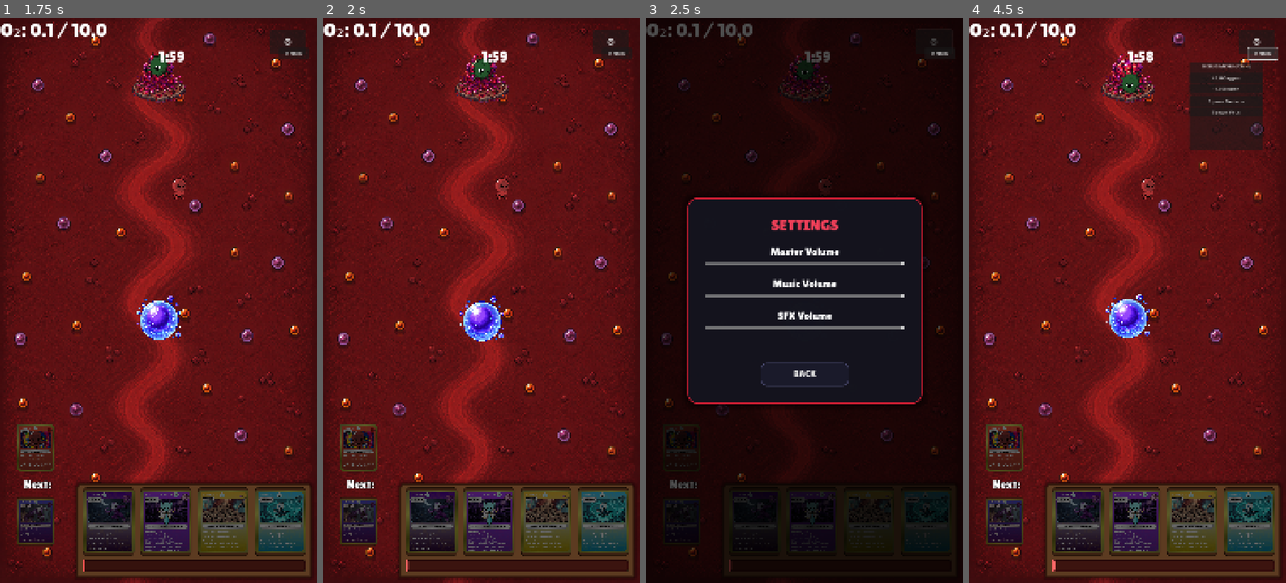
Above: before the commit, frames 1-4 (left to right).
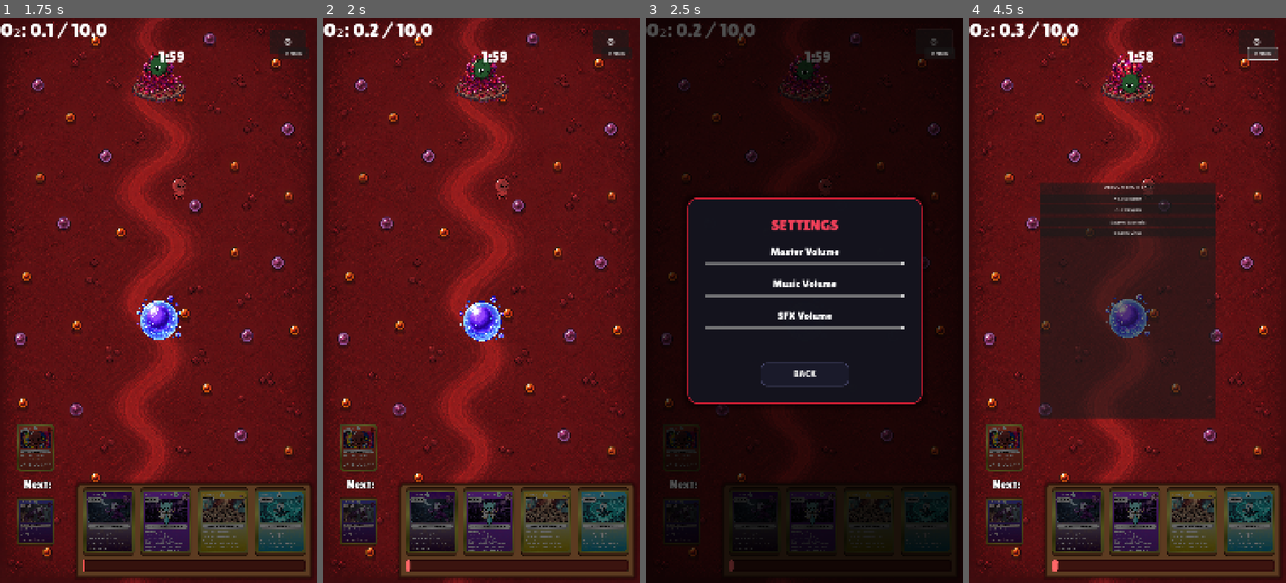
Above: after the commit, the same moments.

Repository: viPipar/veinguard
Game: Godot game, scene res://core/ui/MainMenu.tscn
Two runs of this game, one before a commit and one after it. Both use one fixed random seed, a clock stepped at 60 frames per second and the inputs below.
Inputs (mouse positions are in pixels of both pictures, inside the frame that each line leads up to):
- Up to frame 1 (1.75 s): click "START DEFENSE" at 0.5 s; click "LEVEL 1" at 1.25 s
- Up to frame 2 (2 s): no input
- Up to frame 3 (2.5 s): click "⚙" at 2 s
- Up to frame 4 (4.5 s): tap Enter at 2.75 s; move the mouse to (1197, 272) at 2.77 s; click (1197, 272) at 2.92 s; click "BACK" at 3.5 s; click "DEBUG" at 4.25 s

Frame 1 is identical in both runs. In frame 2, 0.3% of the frame differs, in the area x 14-35%, y 0-98%; in frame 3, 0.2%; in frame 4, 27%, in the area x 14-93%, y 0-98%.

Commit message:
feat: implement virus enemy type with projectiles and add core gameplay management systems

Diff:
--- a/veinguard/core/autoloads/GameManager.gd
+++ b/veinguard/core/autoloads/GameManager.gd
@@ -22,7 +22,7 @@
 var _has_played_last_second: bool = false
 
 # --- Passive Oxygen Config ---
-@export var passive_oxygen_rate     : float = 0.005 # oxygen per tick (~1 per 20s)
+@export var passive_oxygen_rate     : float = 0.01 # oxygen per tick (~1 per 10s)
 @export var passive_oxygen_interval : float = 0.1   # detik antar tick
 var _passive_oxygen_timer : float = 0.0
 
--- a/veinguard/core/lane/EnemyBase.gd
+++ b/veinguard/core/lane/EnemyBase.gd
@@ -54,6 +54,8 @@
 		_spawn_enemy()
 
 
+var _spawn_next_is_virus : bool = false
+
 @export var virus_scene : PackedScene = preload("res://units/enemies/virus/Virus.tscn") if ResourceLoader.exists("res://units/enemies/virus/Virus.tscn") else null
 
 func _spawn_enemy() -> void:
@@ -62,12 +64,15 @@
 	if get_tree().get_nodes_in_group("enemies").size() >= max_enemies:
 		return
 
-	# Weighted spawn: 70% bacteria, 30% virus
+	# Selang-seling antara Fighter (enemy_scene) dan Range (virus_scene)
 	var scene_to_spawn = enemy_scene
 
-	# Berikan probabilitas 30% untuk spawn Virus jika Virus sudah disetup
-	if virus_scene != null and randf() < 0.3:
+	if virus_scene != null and _spawn_next_is_virus:
 		scene_to_spawn = virus_scene
+
+	# Flip urutan untuk spawn berikutnya
+	if virus_scene != null:
+		_spawn_next_is_virus = not _spawn_next_is_virus
 
 	var enemy = scene_to_spawn.instantiate()
 	get_parent().add_child(enemy)
--- a/veinguard/core/ui/DebugMenu.tscn
+++ b/veinguard/core/ui/DebugMenu.tscn
@@ -15,10 +15,17 @@
 
 [node name="PanelContainer" type="PanelContainer" parent="."]
 visible = false
-offset_left = 750.0
-offset_top = 150.0
-offset_right = 1000.0
-offset_bottom = 450.0
+anchors_preset = 8
+anchor_left = 0.5
+anchor_top = 0.5
+anchor_right = 0.5
+anchor_bottom = 0.5
+offset_left = -300.0
+offset_top = -400.0
+offset_right = 300.0
+offset_bottom = 400.0
+grow_horizontal = 2
+grow_vertical = 2
 
 [node name="VBoxContainer" type="VBoxContainer" parent="PanelContainer"]
 layout_mode = 2
--- a/veinguard/project.godot
+++ b/veinguard/project.godot
@@ -38,6 +38,5 @@
 
 [rendering]
 
-textures/canvas_textures/default_texture_filter=1
 renderer/rendering_method="gl_compatibility"
 renderer/rendering_method.mobile="gl_compatibility"
--- a/veinguard/units/enemies/virus/Virus.gd
+++ b/veinguard/units/enemies/virus/Virus.gd
@@ -74,7 +74,7 @@
 	proj.global_position = global_position
 
 	var dir = (current_target.global_position - global_position).normalized()
-	proj.setup(dir, stats.damage)
+	proj.setup(dir, stats.damage, current_target)
 
 func _pick_nearest_target() -> void:
 	var nearest: Node2D = null
--- a/veinguard/units/enemies/virus/Virus.tscn
+++ b/veinguard/units/enemies/virus/Virus.tscn
@@ -5,28 +5,91 @@
 [ext_resource type="Texture2D" uid="uid://dj4k5l6m7n8o" path="res://assets/ui/Character/Streptococcus.png" id="3_tex"]
 [ext_resource type="PackedScene" path="res://core/ui/HealthBar.tscn" id="4_hb"]
 
-[sub_resource type="AtlasTexture" id="AtlasTexture_virus"]
+[sub_resource type="AtlasTexture" id="AtlasTexture_virus_0"]
 atlas = ExtResource("3_tex")
-region = Rect2(0, 0, 100, 100)
+region = Rect2(0, 0, 64, 64)
+
+[sub_resource type="AtlasTexture" id="AtlasTexture_virus_1"]
+atlas = ExtResource("3_tex")
+region = Rect2(64, 0, 64, 64)
+
+[sub_resource type="AtlasTexture" id="AtlasTexture_virus_2"]
+atlas = ExtResource("3_tex")
+region = Rect2(128, 0, 64, 64)
+
+[sub_resource type="AtlasTexture" id="AtlasTexture_virus_3"]
+atlas = ExtResource("3_tex")
+region = Rect2(192, 0, 64, 64)
+
+[sub_resource type="AtlasTexture" id="AtlasTexture_virus_4"]
+atlas = ExtResource("3_tex")
+region = Rect2(256, 0, 64, 64)
+
+[sub_resource type="AtlasTexture" id="AtlasTexture_virus_5"]
+atlas = ExtResource("3_tex")
+region = Rect2(320, 0, 64, 64)
+
+[sub_resource type="AtlasTexture" id="AtlasTexture_virus_6"]
+atlas = ExtResource("3_tex")
+region = Rect2(384, 0, 64, 64)
+
+[sub_resource type="AtlasTexture" id="AtlasTexture_virus_7"]
+atlas = ExtResource("3_tex")
+region = Rect2(448, 0, 64, 64)
+
+[sub_resource type="AtlasTexture" id="AtlasTexture_virus_8"]
+atlas = ExtResource("3_tex")
+region = Rect2(512, 0, 64, 64)
+
+[sub_resource type="AtlasTexture" id="AtlasTexture_virus_9"]
+atlas = ExtResource("3_tex")
+region = Rect2(576, 0, 64, 64)
 
 [sub_resource type="SpriteFrames" id="SpriteFrames_virus"]
 animations = [{
-"frames": [{
-"duration": 1.0,
-"texture": SubResource("AtlasTexture_virus")
-}],
+"frames": [{"duration": 1.0, "texture": SubResource("AtlasTexture_virus_0")},
+{"duration": 1.0, "texture": SubResource("AtlasTexture_virus_1")},
+{"duration": 1.0, "texture": SubResource("AtlasTexture_virus_2")},
+{"duration": 1.0, "texture": SubResource("AtlasTexture_virus_3")},
+{"duration": 1.0, "texture": SubResource("AtlasTexture_virus_4")},
+{"duration": 1.0, "texture": SubResource("AtlasTexture_virus_5")},
+{"duration": 1.0, "texture": SubResource("AtlasTexture_virus_6")},
+{"duration": 1.0, "texture": SubResource("AtlasTexture_virus_7")},
+{"duration": 1.0, "texture": SubResource("AtlasTexture_virus_8")},
+{"duration": 1.0, "texture": SubResource("AtlasTexture_virus_9")}],
 "loop": true,
 "name": &"idle",
-"speed": 5.0
+"speed": 10.0
 }, {
-"frames": [{
-"duration": 1.0,
-"texture": SubResource("AtlasTexture_virus")
-}],
+"frames": [{"duration": 1.0, "texture": SubResource("AtlasTexture_virus_0")},
+{"duration": 1.0, "texture": SubResource("AtlasTexture_virus_1")},
+{"duration": 1.0, "texture": SubResource("AtlasTexture_virus_2")},
+{"duration": 1.0, "texture": SubResource("AtlasTexture_virus_3")},
+{"duration": 1.0, "texture": SubResource("AtlasTexture_virus_4")},
+{"duration": 1.0, "texture": SubResource("AtlasTexture_virus_5")},
+{"duration": 1.0, "texture": SubResource("AtlasTexture_virus_6")},
+{"duration": 1.0, "texture": SubResource("AtlasTexture_virus_7")},
+{"duration": 1.0, "texture": SubResource("AtlasTexture_virus_8")},
+{"duration": 1.0, "texture": SubResource("AtlasTexture_virus_9")}],
 "loop": true,
 "name": &"walk",
-"speed": 5.0
+"speed": 10.0
+}, {
+"frames": [{"duration": 1.0, "texture": SubResource("AtlasTexture_virus_0")},
+{"duration": 1.0, "texture": SubResource("AtlasTexture_virus_1")},
+{"duration": 1.0, "texture": SubResource("AtlasTexture_virus_2")},
+{"duration": 1.0, "texture": SubResource("AtlasTexture_virus_3")},
+{"duration": 1.0, "texture": SubResource("AtlasTexture_virus_4")},
+{"duration": 1.0, "texture": SubResource("AtlasTexture_virus_5")},
+{"duration": 1.0, "texture": SubResource("AtlasTexture_virus_6")},
+{"duration": 1.0, "texture": SubResource("AtlasTexture_virus_7")},
+{"duration": 1.0, "texture": SubResource("AtlasTexture_virus_8")},
+{"duration": 1.0, "texture": SubResource("AtlasTexture_virus_9")}],
+"loop": true,
+"name": &"Attack",
+"speed": 12.0
 }]
+
 
 [sub_resource type="CircleShape2D" id="CircleShape2D_col"]
 radius = 8.0
--- a/veinguard/units/enemies/virus/VirusProjectile.gd
+++ b/veinguard/units/enemies/virus/VirusProjectile.gd
@@ -4,12 +4,19 @@
 @export var damage: float = 15.0
 
 var velocity: Vector2 = Vector2.ZERO
+var _target: Node2D = null
 
-func setup(dir: Vector2, dmg: float) -> void:
+func setup(dir: Vector2, dmg: float, target: Node2D = null) -> void:
 	velocity = dir.normalized() * speed
 	damage = dmg
+	_target = target
 
 func _physics_process(delta: float) -> void:
+	if is_instance_valid(_target):
+		var dir = (_target.global_position - global_position).normalized()
+		# Interpolasi velocity agar ada efek belok (curve) tidak instan kaku
+		velocity = velocity.lerp(dir * speed, 5.0 * delta)
+
 	position += velocity * delta
 	rotation = velocity.angle()
 
